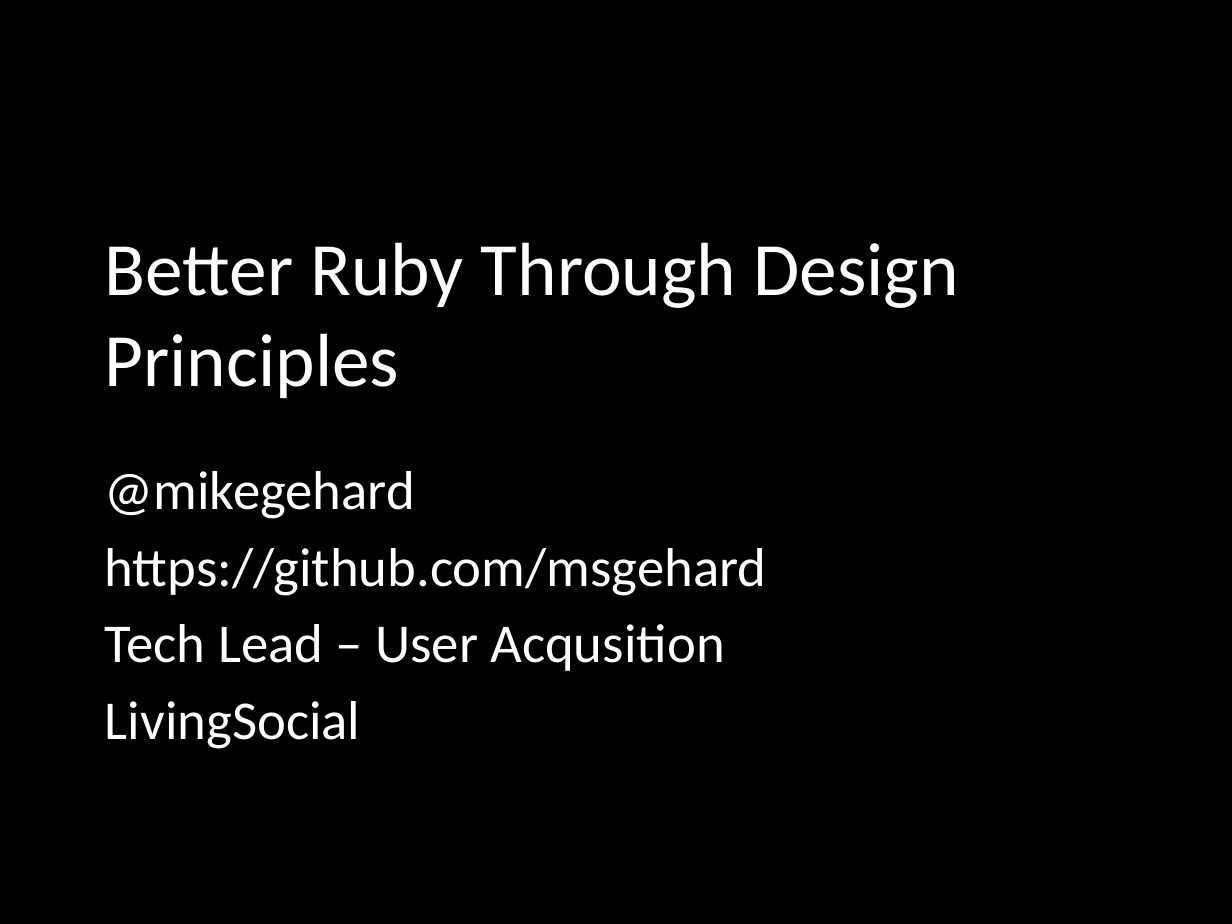
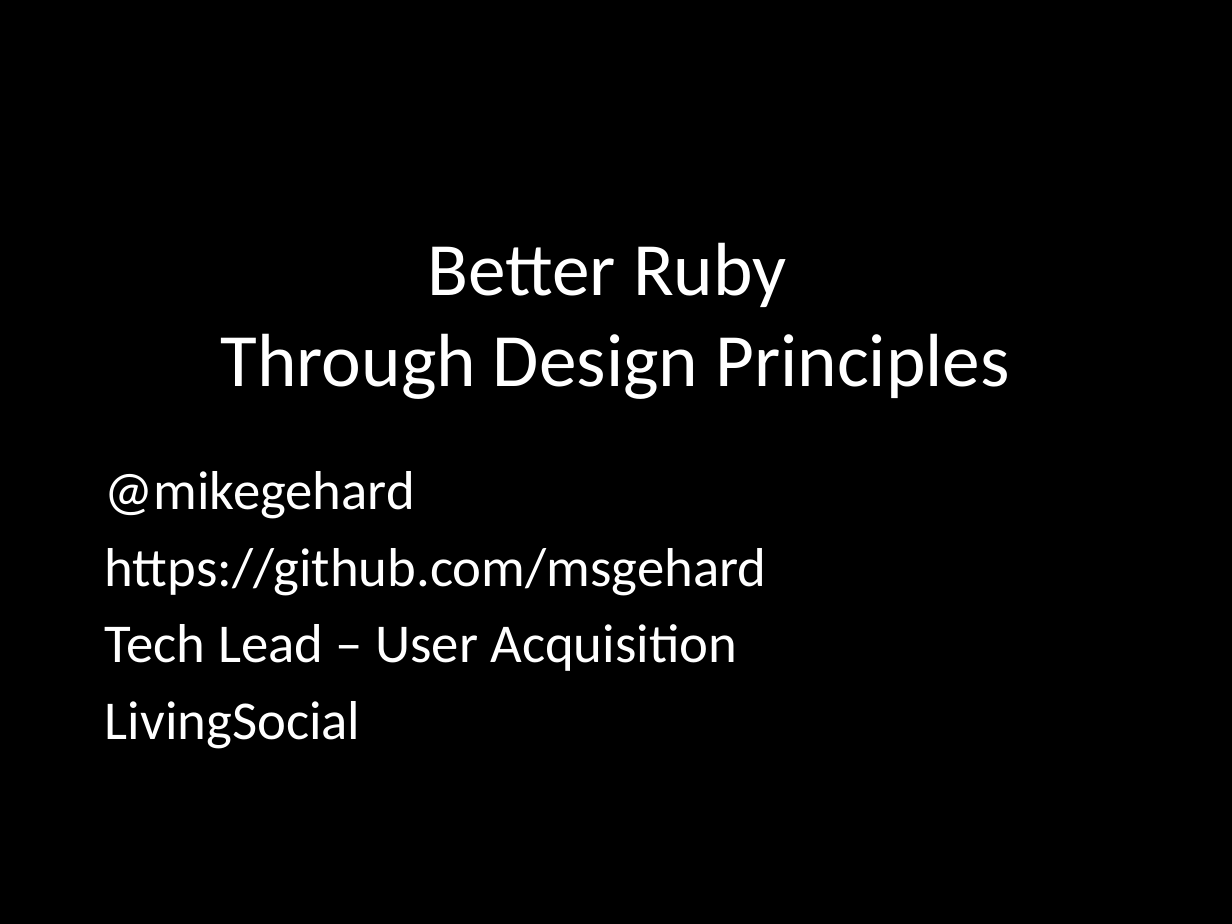
Before and after one commit to mikegehard/Better-Ruby-Through-Design-Principles, a slide deck: slide 1 of BetterRubyThroughDesignPatterns.pptx. Drawn at 1232x924 pixels with LibreOffice and Linux fonts; fonts in the diff are those of the drawing. Boxes give left, top, right and bottom in pixels: in the first picture for what was removed or moved away, otherwise in the second. Text is boxed around its words. In the diff, an @@ line names an element or a change of style, - is before the commit and + after.

Commit message:
Some small tweaks.

```diff
--- a/BetterRubyThroughDesignPatterns.pptx
+++ b/BetterRubyThroughDesignPatterns.pptx
@@ title "Better Ruby Through Design Principles" at <box>221,242,1009,399</box>: alignment left to centre @@
@@ subtitle at <box>105,624,737,671</box>: text changed @@
-Tech Lead – User Acqusition
+Tech Lead – User Acquisition
```
Also in this commit, not shown: 2 other slides changed, 1 slide added, 1 slide removed.
